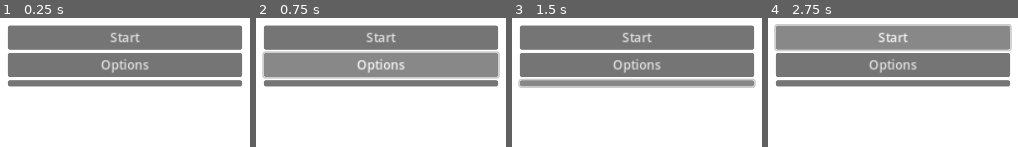
Above: before the commit, frames 1-4 (left to right).
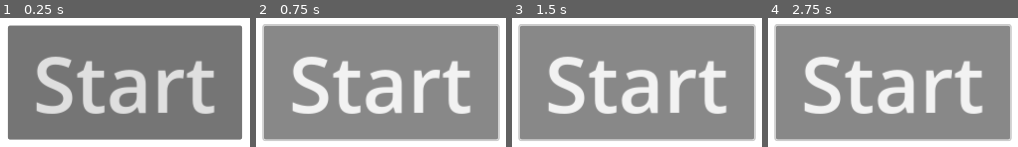
Above: after the commit, the same moments.

Repository: RunDMC2/PomoDojo
Game: Godot game, scene res://Scenes/main_manu.tscn
Same seed, same stepped clock (60 frames per second), same inputs: the game is played once before the commit and once after it.
Inputs (mouse positions are in pixels of both pictures, inside the frame that each line leads up to):
- Up to frame 1 (0.25 s): no input
- Up to frame 2 (0.75 s): click (381, 64) at 0.5 s, where only the run before the commit has a clickable "Options"
- Up to frame 3 (1.5 s): click (637, 83) at 1.27 s
- Up to frame 4 (2.75 s): click "Start" at 2 s

The runs differ from the first frame. In frame 1, 50% of the frame differs, in the area x 3-97%, y 11-95%; in frame 2, 47%; in frame 3, 47%; in frame 4, 47%.

Commit message:
structured main menu buttons ui, no functionality

Diff:
--- a/Scenes/main_manu.tscn
+++ b/Scenes/main_manu.tscn
@@ -10,19 +10,67 @@
 
 [node name="Buttons" type="Node2D" parent="."]
 
-[node name="VBoxContainer" type="VBoxContainer" parent="Buttons"]
+[node name="StartButtonContainer" type="VBoxContainer" parent="Buttons"]
 offset_left = 138.0
 offset_top = 729.0
 offset_right = 438.0
-offset_bottom = 1129.0
+offset_bottom = 1029.0
 
-[node name="StartButton" type="Button" parent="Buttons/VBoxContainer"]
+[node name="StartButton" type="Button" parent="Buttons/StartButtonContainer"]
 layout_mode = 2
+theme_override_font_sizes/font_size = 100
 text = "Start"
 
-[node name="OptionsButton" type="Button" parent="Buttons/VBoxContainer"]
+[node name="ExtraButtons" type="Node2D" parent="Buttons"]
+position = Vector2(550, 0)
+
+[node name="HBoxContainer" type="HBoxContainer" parent="Buttons/ExtraButtons"]
+offset_left = 88.0
+offset_top = 650.0
+offset_right = 488.0
+offset_bottom = 950.0
+alignment = 1
+
+[node name="VBoxContainer" type="VBoxContainer" parent="Buttons/ExtraButtons/HBoxContainer"]
 layout_mode = 2
+
+[node name="OptionsButton" type="Button" parent="Buttons/ExtraButtons/HBoxContainer/VBoxContainer"]
+layout_mode = 2
+theme_override_font_sizes/font_size = 40
 text = "Options"
 
-[node name="Button3" type="Button" parent="Buttons/VBoxContainer"]
+[node name="HelpButton" type="Button" parent="Buttons/ExtraButtons/HBoxContainer/VBoxContainer"]
 layout_mode = 2
+theme_override_font_sizes/font_size = 40
+text = "Help"
+
+[node name="BackButton" type="Button" parent="Buttons/ExtraButtons/HBoxContainer/VBoxContainer"]
+layout_mode = 2
+theme_override_font_sizes/font_size = 40
+text = "Back"
+
+[node name="VBoxContainer2" type="VBoxContainer" parent="Buttons/ExtraButtons/HBoxContainer"]
+layout_mode = 2
+
+[node name="MinigamesButton" type="Button" parent="Buttons/ExtraButtons/HBoxContainer/VBoxContainer2"]
+layout_mode = 2
+theme_override_font_sizes/font_size = 40
+text = "Minigames"
+
+[node name="BadgesButton" type="Button" parent="Buttons/ExtraButtons/HBoxContainer/VBoxContainer2"]
+layout_mode = 2
+theme_override_font_sizes/font_size = 40
+text = "Badges"
+
+[node name="StatisticsButton" type="Button" parent="Buttons/ExtraButtons/HBoxContainer/VBoxContainer2"]
+layout_mode = 2
+theme_override_font_sizes/font_size = 40
+text = "Statistics"
+
+[node name="StudyButton" type="Button" parent="Buttons/ExtraButtons"]
+offset_left = 163.0
+offset_top = 500.0
+offset_right = 413.0
+offset_bottom = 618.0
+theme_override_font_sizes/font_size = 80
+text = "Study"
